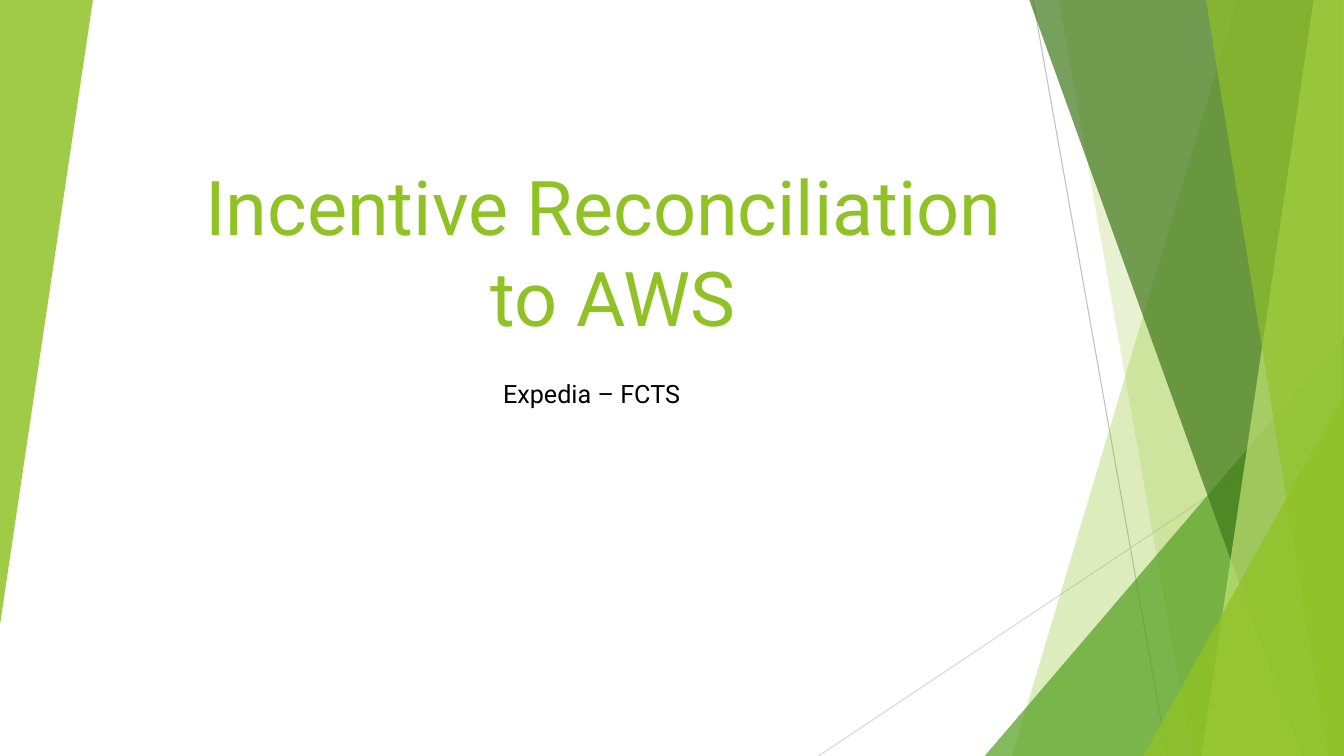
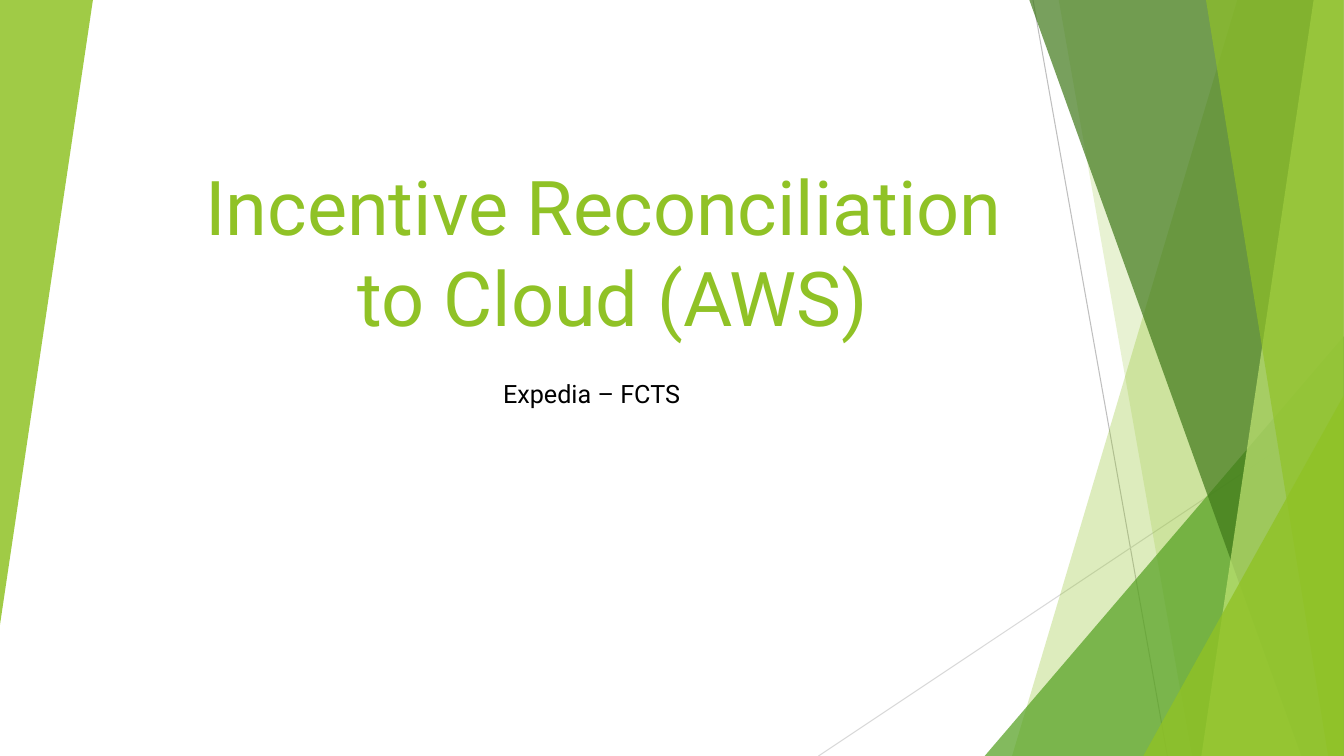
Before and after one commit to deepak0004/AWS_CFT, a slide deck: slide 1 of PPT/PPT.pptx. Drawn at 1344x756 pixels with LibreOffice and Linux fonts; fonts in the diff are those of the drawing. Boxes give left, top, right and bottom in pixels: in the first picture for what was removed or moved away, otherwise in the second. Text is boxed around its words. In the diff, an @@ line names an element or a change of style, - is before the commit and + after.

```diff
--- a/PPT/PPT.pptx
+++ b/PPT/PPT.pptx
@@ title at [205, 178, 1002, 343]: text changed @@
-Incentive Reconciliation
-to AWS
+Incentive Reconciliation
+to Cloud (AWS)
```
Also in this commit, not shown: 1 other file.
